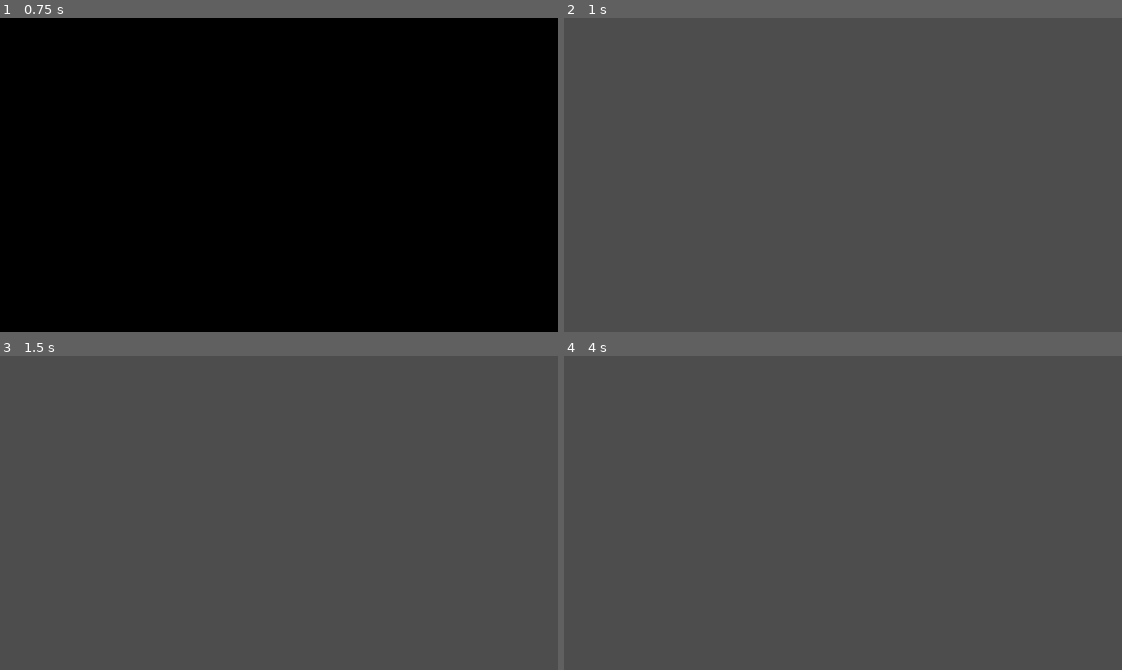
Above: before the commit, frames 1-4 (two rows, left to right).
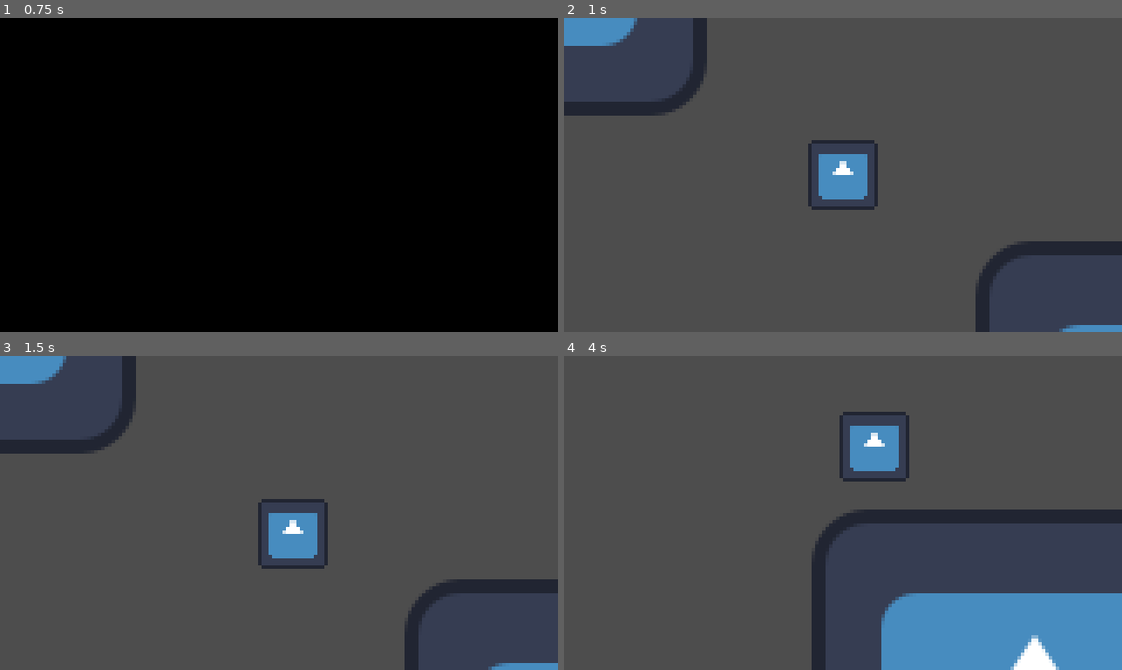
Above: after the commit, the same moments.

Repository: baconsaur/ludum-dare-58
Game: Godot game, scene res://ui/scenes/main_menu.tscn
The game is run twice, just before and just after one commit, with the same random seed, the same clock (stepped at 60 frames per second) and the same inputs. The engine's default icon, where the game draws it, is replaced by a stand-in: a white triangle on a blue panel in a dark square.
Inputs:
- Up to frame 1 (0.75 s): click "Play" at 0.5 s
- Up to frame 2 (1 s): no input
- Up to frame 3 (1.5 s): tap Enter at 1.25 s; hold Right (right, bound only after the commit) from 1.28 s (still down); tap Space (action, bound only after the commit) at 1.35 s
- Up to frame 4 (4 s): release Right (right, bound only after the commit) at 2.03 s; hold Left (left, bound only after the commit) 2.03-2.78 s; tap Space (action, bound only after the commit) at 2.1, 2.85, 3.6 s; hold Right (right, bound only after the commit) from 2.78 s (still down)

Frame 1 is identical in both runs. In frame 2, 6.5% of the frame differs, in the area x 0-100%, y 0-100%; in frame 3, 6.4%; in frame 4, 16%, in the area x 44-100%, y 17-100%.

Commit message:
Basic player controller

Diff:
--- a/project.godot
+++ b/project.godot
@@ -42,6 +42,27 @@
 pause={
 "deadzone": 0.2,
 "events": [Object(InputEventKey,"resource_local_to_scene":false,"resource_name":"","device":-1,"window_id":0,"alt_press …(195 unchanged characters)…
+, Object(InputEventJoypadButton,"resource_local_to_scene":false,"resource_name":"","device":-1,"button_index":6,"pressure":0.0,"pressed":true,"script":null)
+]
+}
+left={
+"deadzone": 0.2,
+"events": [Object(InputEventKey,"resource_local_to_scene":false,"resource_name":"","device":-1,"window_id":0,"alt_pressed":false,"shift_pressed":false,"ctrl_pressed":false,"meta_pressed":false,"pressed":false,"keycode":0,"physical_keycode":4194319,"key_label":0,"unicode":0,"location":0,"echo":false,"script":null)
+, Object(InputEventKey,"resource_local_to_scene":false,"resource_name":"","device":-1,"window_id":0,"alt_pressed":false,"shift_pressed":false,"ctrl_pressed":false,"meta_pressed":false,"pressed":false,"keycode":0,"physical_keycode":65,"key_label":0,"unicode":97,"location":0,"echo":false,"script":null)
+, Object(InputEventJoypadMotion,"resource_local_to_scene":false,"resource_name":"","device":-1,"axis":0,"axis_value":-1.0,"script":null)
+]
+}
+right={
+"deadzone": 0.2,
+"events": [Object(InputEventKey,"resource_local_to_scene":false,"resource_name":"","device":-1,"window_id":0,"alt_pressed":false,"shift_pressed":false,"ctrl_pressed":false,"meta_pressed":false,"pressed":false,"keycode":0,"physical_keycode":4194321,"key_label":0,"unicode":0,"location":0,"echo":false,"script":null)
+, Object(InputEventKey,"resource_local_to_scene":false,"resource_name":"","device":-1,"window_id":0,"alt_pressed":false,"shift_pressed":false,"ctrl_pressed":false,"meta_pressed":false,"pressed":false,"keycode":0,"physical_keycode":68,"key_label":0,"unicode":100,"location":0,"echo":false,"script":null)
+, Object(InputEventJoypadMotion,"resource_local_to_scene":false,"resource_name":"","device":-1,"axis":0,"axis_value":1.0,"script":null)
+]
+}
+action={
+"deadzone": 0.2,
+"events": [Object(InputEventKey,"resource_local_to_scene":false,"resource_name":"","device":-1,"window_id":0,"alt_pressed":false,"shift_pressed":false,"ctrl_pressed":false,"meta_pressed":false,"pressed":false,"keycode":0,"physical_keycode":32,"key_label":0,"unicode":32,"location":0,"echo":false,"script":null)
+, Object(InputEventJoypadButton,"resource_local_to_scene":false,"resource_name":"","device":-1,"button_index":0,"pressure":0.0,"pressed":true,"script":null)
 ]
 }
 
--- a/scenes/game.tscn
+++ b/scenes/game.tscn
@@ -1,10 +1,31 @@
-[gd_scene load_steps=3 format=3 uid="uid://5bs3j6op03mu"]
+[gd_scene load_steps=5 format=3 uid="uid://5bs3j6op03mu"]
 
 [ext_resource type="Script" uid="uid://c4dkm3sxlixjh" path="res://ui/scripts/hud.gd" id="1_uwrxv"]
 [ext_resource type="PackedScene" uid="uid://dgugr3b708uqa" path="res://ui/scenes/pause.tscn" id="2_yqjtg"]
+[ext_resource type="PackedScene" uid="uid://c544vis4otiqx" path="res://scenes/player.tscn" id="3_lnu2h"]
+[ext_resource type="Texture2D" uid="uid://dstft2ogyxgit" path="res://icon.svg" id="4_lbhrr"]
 
 [node name="Main" type="Node2D"]
+
+[node name="Player" parent="." instance=ExtResource("3_lnu2h")]
+position = Vector2(156, 34)
 
 [node name="HUD" type="CanvasLayer" parent="."]
 script = ExtResource("1_uwrxv")
 pause_scene = ExtResource("2_yqjtg")
+
+[node name="Sprite2D" type="Sprite2D" parent="."]
+position = Vector2(53, -47)
+texture = ExtResource("4_lbhrr")
+
+[node name="Sprite2D2" type="Sprite2D" parent="."]
+position = Vector2(258, 117)
+texture = ExtResource("4_lbhrr")
+
+[node name="Sprite2D3" type="Sprite2D" parent="."]
+position = Vector2(31, 273)
+texture = ExtResource("4_lbhrr")
+
+[node name="Sprite2D4" type="Sprite2D" parent="."]
+position = Vector2(257, 446)
+texture = ExtResource("4_lbhrr")
--- /dev/null
+++ b/scenes/player.tscn
@@ -0,0 +1,22 @@
+[gd_scene load_steps=4 format=3 uid="uid://c544vis4otiqx"]
+
+[ext_resource type="Script" uid="uid://i8d7v3kbh1e5" path="res://scripts/player_controller.gd" id="1_3vyb7"]
+[ext_resource type="Texture2D" uid="uid://dstft2ogyxgit" path="res://icon.svg" id="2_g2els"]
+
+[sub_resource type="RectangleShape2D" id="RectangleShape2D_3vyb7"]
+
+[node name="Player" type="Node2D"]
+script = ExtResource("1_3vyb7")
+
+[node name="Hook" type="CharacterBody2D" parent="."]
+
+[node name="CollisionShape2D" type="CollisionShape2D" parent="Hook"]
+shape = SubResource("RectangleShape2D_3vyb7")
+
+[node name="Sprite2D" type="Sprite2D" parent="Hook"]
+scale = Vector2(0.15625, 0.15625)
+texture = ExtResource("2_g2els")
+
+[node name="Camera2D" type="Camera2D" parent="Hook"]
+position_smoothing_enabled = true
+drag_vertical_enabled = true
--- /dev/null
+++ b/scripts/player_controller.gd
@@ -0,0 +1,72 @@
+extends Node2D
+enum State {
+	IDLE,
+	DESCENDING,
+	ASCENDING,
+}
+
+@export var ascend_speed: Vector2 = Vector2(50.0, -100.0)
+@export var descend_speed: Vector2 = Vector2(50.0, 50.0)
+@export var hook_origin: Vector2 = Vector2.ZERO
+
+var energy: int = 100
+var state: State = State.IDLE
+
+@onready var hook = $Hook # TODO rename me pls
+
+func _ready() -> void:
+	hook.position = hook_origin
+
+func _process(_delta: float) -> void:
+	if Input.is_action_just_pressed("action"):
+		take_action()
+
+func _physics_process(delta: float) -> void:
+	move_hook(delta)
+
+func take_action():
+	if state == State.IDLE:
+		cast()
+	elif state == State.DESCENDING:
+		reel()
+
+func cast():
+	if state != State.IDLE:
+		return
+	set_state(State.DESCENDING)
+
+func move_hook(delta):
+	if state not in [State.DESCENDING, State.ASCENDING]:
+		return
+
+	var speed = descend_speed
+	if state == State.ASCENDING:
+		speed = ascend_speed
+
+	var x_direction = Input.get_axis("left", "right")
+	if x_direction:
+		hook.velocity.x = x_direction * speed.x
+	else:
+		hook.velocity.x = move_toward(hook.velocity.x, 0, speed.x * delta)
+
+	hook.velocity.y = speed.y
+	hook.move_and_slide()
+
+	if hook.position.y <= 0:
+		hook.position = hook_origin
+		set_state(State.IDLE)
+
+func hook_item():
+	if state != State.DESCENDING:
+		return
+	# TODO track hooked items
+	set_state(State.ASCENDING)
+
+func reel():
+	if state != State.DESCENDING:
+		return
+	set_state(State.ASCENDING)
+
+func set_state(new_state):
+	# TODO exit/enter
+	state = new_state
Not shown, added: scripts/player_controller.gd.uid
